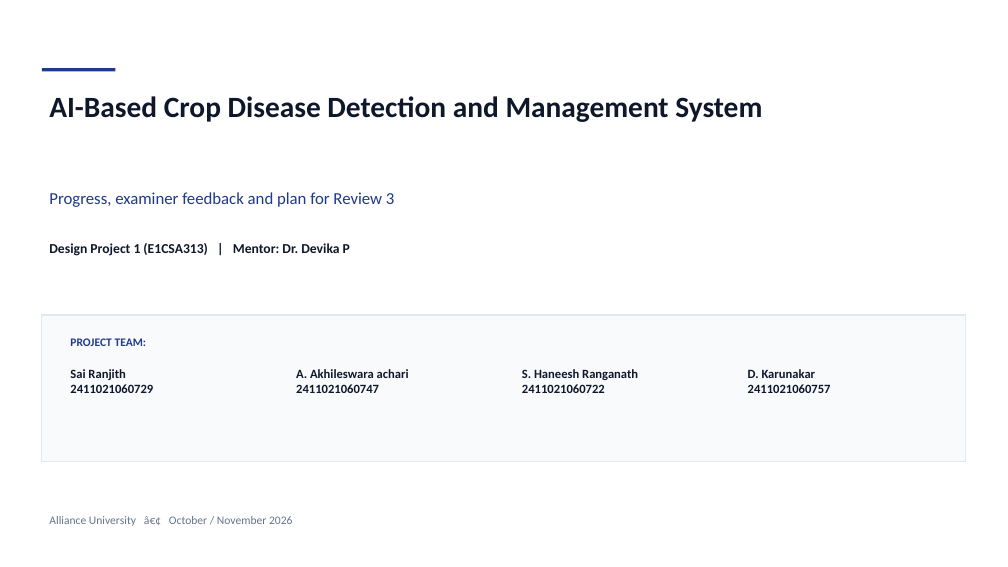
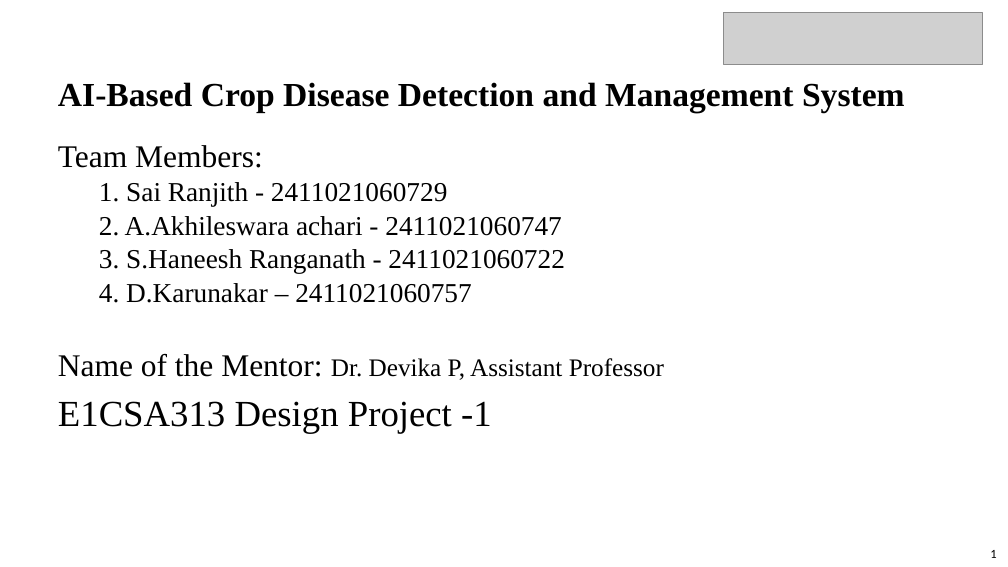
Before and after one commit to venkatasairanjith/CropDiseaseAI, a slide deck: slide 1 of CropDiseaseAI_Review3_Presentation.pptx. Drawn at 1008x567 pixels with LibreOffice and Linux fonts; fonts in the diff are those of the drawing; grey boxes stand for pictures. Boxes give left, top, right and bottom in pixels: in the first picture for what was removed or moved away, otherwise in the second. Text is boxed around its words. In the diff, an @@ line names an element or a change of style, - is before the commit and + after.

Commit message:
Update official Alliance University slide deck: insert Module Status & 90.85% Results, update agenda, conclusion and future scope

```diff
--- a/CropDiseaseAI_Review3_Presentation.pptx
+++ b/CropDiseaseAI_Review3_Presentation.pptx
@@ picture added at (724, 13, 982, 65) @@
@@ rectangle removed at (42, 68, 116, 71) @@
@@ title "AI-Based Crop Disease Detection and ...": place and size @@
-title "AI-Based Crop Disease Detection and ..." at (49, 96, 762, 122)
+title "AI-Based Crop Disease Detection and ..." at (58, 82, 905, 113)
@@ title "AI-Based Crop Disease Detection and ..." at (58, 82, 905, 113): size 28 to 32 pt, font Calibri to Times New Roman, text colour #0F172A to #000000; vertical alignment top to middle @@
@@ text added at (58, 145, 664, 434), 26 pt, text #000000 @@
+Team Members:
+1. Sai Ranjith - 2411021060729
+2. A.Akhileswara achari - 2411021060747
+3. S.Haneesh Ranganath - 2411021060722
+4. D.Karunakar – 2411021060757
+Name of the Mentor: Dr. Devika P, Assistant Professor
+E1CSA313 Design Project -1
@@ text removed at (49, 192, 394, 207) @@
-Progress, examiner feedback and plan for Review 3
@@ text removed at (49, 243, 350, 256) @@
-Design Project 1 (E1CSA313) | Mentor: Dr. Devika P
@@ rectangle removed at (42, 315, 966, 462) @@
@@ text removed at (70, 338, 147, 346) @@
-PROJECT TEAM:
@@ text removed at (70, 369, 153, 393) @@
-Sai Ranjith
-2411021060729
@@ text removed at (296, 369, 409, 393) @@
-A. Akhileswara achari
-2411021060747
@@ text removed at (522, 369, 638, 393) @@
-S. Haneesh Ranganath
-2411021060722
@@ text removed at (748, 369, 831, 393) @@
-D. Karunakar
-2411021060757
@@ text removed at (49, 516, 292, 526) @@
-Alliance University â€¢ October / November 2026
@@ page number added at (990, 550, 996, 558), 12 pt, text #000000 @@
+1
```
Also in this commit, not shown: 2 other slides changed, 17 slides added, 6 slides removed.
